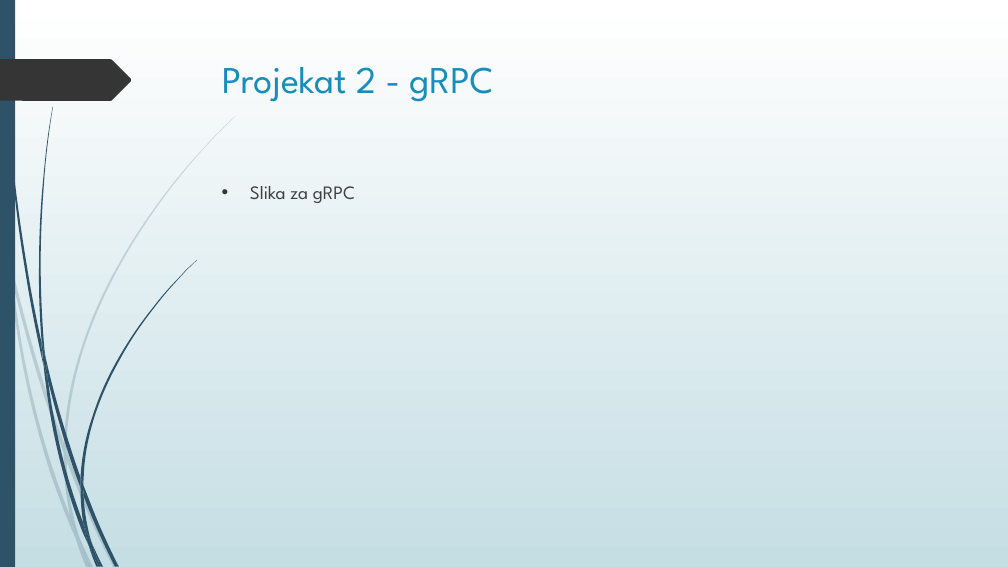
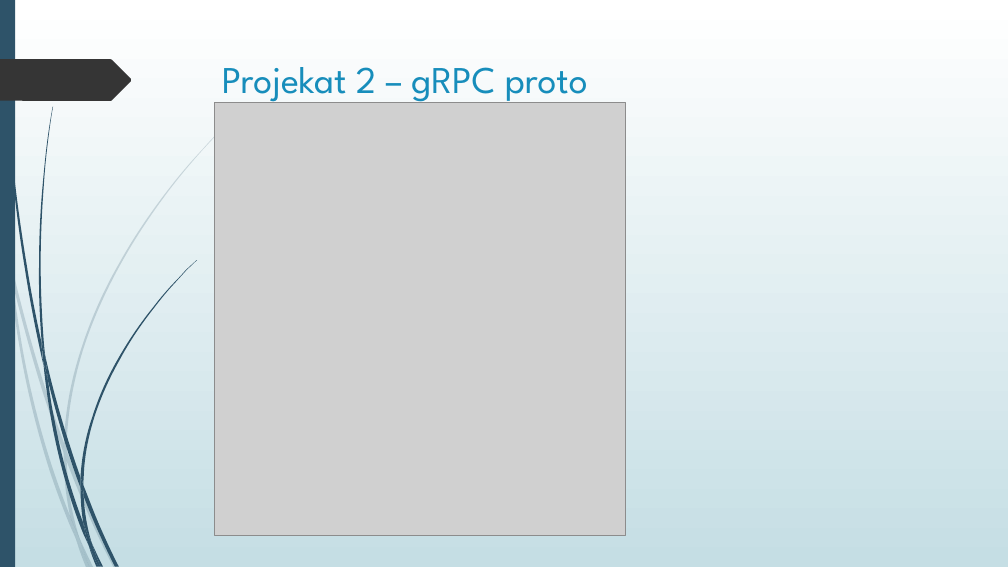
Before and after one commit to TeaMitic/SOA, a slide deck: slide 13 of Prezentacija projekata/Servisno-orijentisane arhitekture – Projekti.pptx. Drawn at 1008x567 pixels with LibreOffice and Linux fonts; fonts in the diff are those of the drawing; grey boxes stand for pictures. Boxes give left, top, right and bottom in pixels: in the first picture for what was removed or moved away, otherwise in the second. Text is boxed around its words. In the diff, an @@ line names an element or a change of style, - is before the commit and + after.

Commit message:
izmenjena prezentacija

```diff
--- a/Prezentacija projekata/Servisno-orijentisane arhitekture – Projekti.pptx
+++ b/Prezentacija projekata/Servisno-orijentisane arhitekture – Projekti.pptx
@@ title at (222,67,588,105): text changed @@
-Projekat 2 - gRPC
+Projekat 2 – gRPC proto
@@ picture added at (215,102,626,535) @@
@@ text removed at (250,186,355,203) @@
-• Slika za gRPC
```
